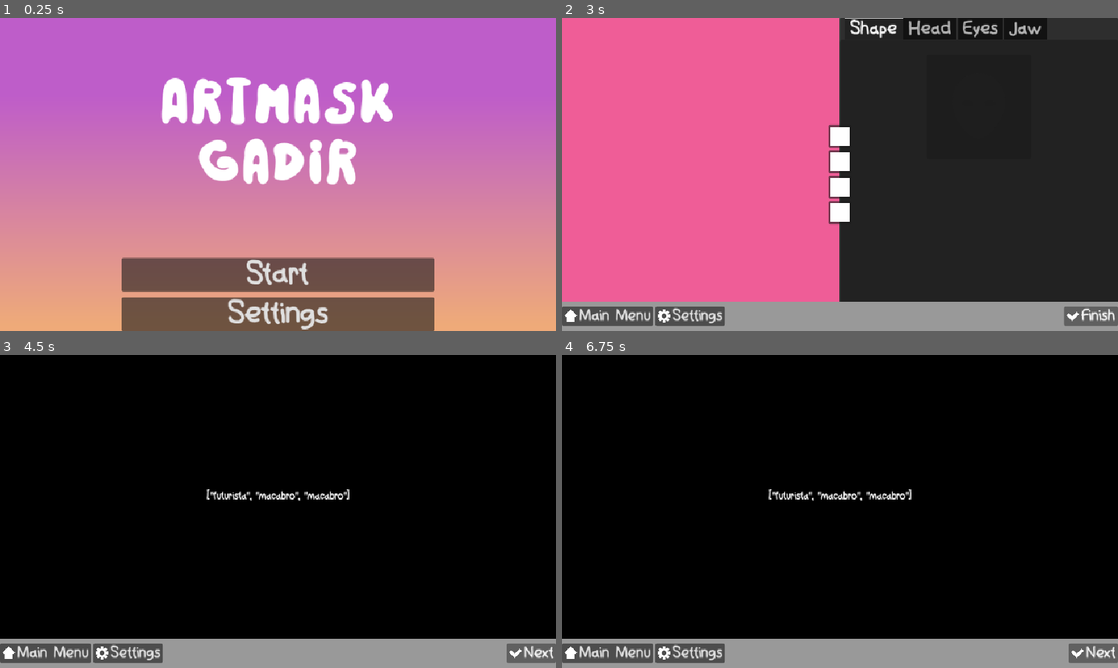
Above: before the commit, frames 1-4 (two rows, left to right).
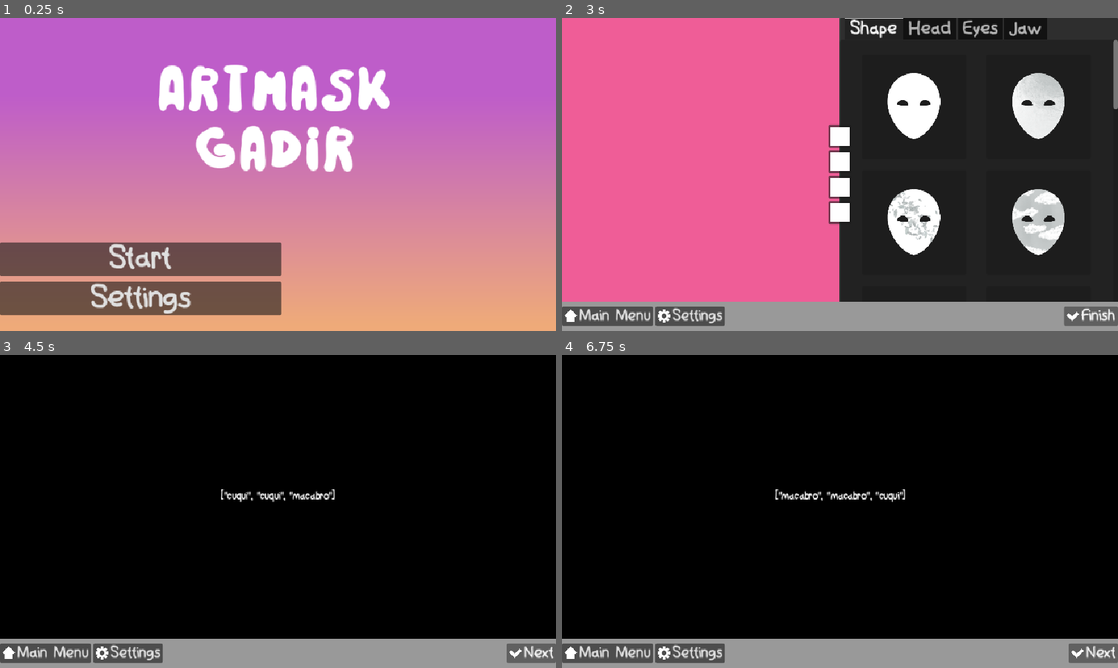
Above: after the commit, the same moments.

Repository: salem404/malagajam
Game: Godot game, scene res://scenes/main_menu.tscn
Same seed, same stepped clock (60 frames per second), same inputs: the game is played once before the commit and once after it.
Inputs:
- Up to frame 1 (0.25 s): no input
- Up to frame 2 (3 s): click "Start" at 0.5 s; click "Main Menu" at 1.25 s; click "Start" at 2 s; click "Next" at 2.75 s
- Up to frame 3 (4.5 s): click "Finish" at 3.5 s; click "Restart" at 4.25 s
- Up to frame 4 (6.75 s): click "Next" at 5 s; click "Finish" at 5.75 s; click "Restart" at 6.5 s

The runs differ from the first frame. In frame 1, 22% of the frame differs, in the area x 0-79%, y 14-100%; in frame 2, 6.1%; in frame 3, 0.5%; in frame 4, 0.5%.

Commit message:
feat: ✨ Añadidos muchos assets

Diff:
--- a/resources/button_groups/extras.tres
+++ b/resources/button_groups/extras.tres
@@ -1,3 +1,4 @@
 [gd_resource type="ButtonGroup" format=3 uid="uid://c6uxycg8gtgtl"]
 
 [resource]
+allow_unpress = true
--- a/resources/button_groups/shape.tres
+++ b/resources/button_groups/shape.tres
@@ -1,3 +1,4 @@
 [gd_resource type="ButtonGroup" format=3 uid="uid://b8rjuictes41x"]
 
 [resource]
+allow_unpress = true
--- a/scenes/main_menu.tscn
+++ b/scenes/main_menu.tscn
@@ -35,13 +35,14 @@
 
 [node name="Titulo" type="Label" parent="." unique_id=1762277896]
 layout_mode = 1
-anchors_preset = 5
-anchor_left = 0.5
-anchor_right = 0.5
-offset_left = -312.0
-offset_right = 311.5
-offset_bottom = 394.0
+anchors_preset = 15
+anchor_right = 1.0
+anchor_bottom = 1.0
+offset_left = 216.0
+offset_right = -227.0
+offset_bottom = -191.0
 grow_horizontal = 2
+grow_vertical = 2
 theme_override_fonts/font = ExtResource("2_ekxnf")
 theme_override_font_sizes/font_size = 100
 text = "ArtMask Gadir"
@@ -51,10 +52,9 @@
 
 [node name="MarginContainer" type="AspectRatioContainer" parent="." unique_id=171809941]
 layout_mode = 1
-anchors_preset = 15
-anchor_right = 1.0
+anchors_preset = 9
 anchor_bottom = 1.0
-grow_horizontal = 2
+offset_right = 486.0
 grow_vertical = 2
 
 [node name="VBoxContainer" type="VBoxContainer" parent="MarginContainer" unique_id=1455626394]
--- a/scripts/create.gd
+++ b/scripts/create.gd
@@ -60,14 +60,14 @@
 
 func reset_game() -> void:
 	game_status = "Petition"
+	var current_petition :Array = petitions_manager.generate_petition()
 	%ResultScreen.hide()
 	%PetitionScreen.show()
+	show_petition(current_petition)
 	%NextButton.text = tr("ui_next")
 	%ColorPickers.show()
 	# Reset all trozo attachments
-	var trozo_attachments: Array = get_tree().get_nodes_in_group("trozo_attach
-")
-	for trozo_attach in trozo_attachments:
-		var ta: TrozoAttach = trozo_attach
-		ta.texture = null
-		ta.visible = false
+	var trozo_attaches: Array = get_tree().get_nodes_in_group("trozo_attach")
+	for trozo_attach in trozo_attaches:
+		trozo_attach.texture = null
+		trozo_attach.visible = false
--- a/scripts/petitions_manager.gd
+++ b/scripts/petitions_manager.gd
@@ -3,9 +3,7 @@
 
 const PETITION_LENGTH := 3
 
-var previous_petitions : Array[Array]= [
-	["cuqui","cuqui","macabro"],
-	]
+var previous_petitions : Array[Array]= []
 
 var current_petition : Array = []
 
@@ -15,6 +13,9 @@
 		var atributo: String = Trozo.ATRIBUTOS_POSIBLES[randi() % Trozo.ATRIBUTOS_POSIBLES.size()]
 		petition.append(atributo)
 
+	if petition in previous_petitions:
+		return generate_petition()
+
 	previous_petitions.append(petition)
 	current_petition = petition
 	return petition
--- a/scripts/trozos_registry.gd
+++ b/scripts/trozos_registry.gd
@@ -1,15 +1,115 @@
 extends Node
 
 var trozos_registry := {
-	"enmascarade_shape": Trozo.new(
+	"base_shape": Trozo.new(
 		1,
 		"shape",
-		{"futurista": 0.5,"cuqui":0.5},
+		{},
+		),
+	"2_shape": Trozo.new(
+		2,
+		"shape",
+		{},
+		),
+	"3_shape": Trozo.new(
+		3,
+		"shape",
+		{},
+		),
+	"4_shape": Trozo.new(
+		4,
+		"shape",
+		{},
+		),
+	"5_shape": Trozo.new(
+		5,
+		"shape",
+		{},
+		),
+	"6_shape": Trozo.new(
+		6,
+		"shape",
+		{},
+		),
+	"7_shape": Trozo.new(
+		7,
+		"shape",
+		{},
+		),
+	"8_shape": Trozo.new(
+		8,
+		"shape",
+		{},
+		),
+	"9_shape": Trozo.new(
+		9,
+		"shape",
+		{},
+		),
+	"10_shape": Trozo.new(
+		10,
+		"shape",
+		{},
+		),
+	"11_shape": Trozo.new(
+		11,
+		"shape",
+		{},
+		),
+	"12_shape": Trozo.new(
+		12,
+		"shape",
+		{},
+		),
+	"13_shape": Trozo.new(
+		13,
+		"shape",
+		{},
+		),
+	"14_shape": Trozo.new(
+		14,
+		"shape",
+		{},
+		),
+	"15_shape": Trozo.new(
+		15,
+		"shape",
+		{},
+		),
+	"16_shape": Trozo.new(
+		16,
+		"shape",
+		{},
+		),
+	"17_shape": Trozo.new(
+		17,
+		"shape",
+		{},
+		),
+	"18_shape": Trozo.new(
+		18,
+		"shape",
+		{},
+		),
+	"19_shape": Trozo.new(
+		19,
+		"shape",
+		{},
+		),
+	"20_shape": Trozo.new(
+		20,
+		"shape",
+		{},
+		),
+	"21_shape": Trozo.new(
+		21,
+		"shape",
+		{},
 		),
 	"enmascarade_cabeza": Trozo.new(
 		1,
 		"cabeza",
-		{"futurista": 0.5,"cuqui":0.5},
+		{"cuqui":1.0},
 		),
 	"enmascarade_ojos": Trozo.new(
 		1,
@@ -39,12 +139,12 @@
 	"geisha_cabeza": Trozo.new(
 		3,
 		"cabeza",
-		{"cuqui": 0.5,"macabro":0.5},
+		{"cuqui": 1.0},
 		),
 	"geisha_ojos": Trozo.new(
 		3,
 		"ojos",
-		{"cuqui": 0.5,"macabro":0.5},
+		{"cuqui": 1.0},
 		),
 	"geisha_mandibula": Trozo.new(
 		3,
@@ -60,6 +160,146 @@
 		4,
 		"mandibula",
 		{"futurista": 1.0},
+		),
+	"cabeza4": Trozo.new(
+		4,
+		"cabeza",
+		{"macabra": 1.0},
+		),
+	"cabeza5": Trozo.new(
+		5,
+		"cabeza",
+		{"futurista":1.0},
+		),
+	"cabeza6": Trozo.new(
+		6,
+		"cabeza",
+		{"cuqui":1.0},
+		),
+	"cabeza7": Trozo.new(
+		7,
+		"cabeza",
+		{"cuqui":1.0},
+		),
+	"kappa_cabeza": Trozo.new(
+		8,
+		"cabeza",
+		{"cuqui":1.0},
+		),
+	"cabeza9": Trozo.new(
+		9,
+		"cabeza",
+		{"cuqui":0.5,"macabro":0.5},
+		),
+	"cabeza10": Trozo.new(
+		10,
+		"cabeza",
+		{"cuqui":0.5,"macabro":0.5},
+		),
+	"cabeza11": Trozo.new(
+		11,
+		"cabeza",
+		{"cuqui":1.0},
+		),
+	"cabeza12": Trozo.new(
+		12,
+		"cabeza",
+		{"macabro":1.0},
+		),
+	"cabeza13": Trozo.new(
+		13,
+		"cabeza",
+		{"macabro":1.0},
+		),
+	"ojos5": Trozo.new(
+		5,
+		"ojos",
+		{"cuqui":0.5,"macabro":0.5},
+		),
+	"ojos6": Trozo.new(
+		6,
+		"ojos",
+		{"futurista":1.0},
+		),
+	"ojos7": Trozo.new(
+		7,
+		"ojos",
+		{"cuqui":1.0},
+		),
+	"ojos8": Trozo.new(
+		8,
+		"ojos",
+		{"cuqui":1.0},
+		),
+	"ojos9": Trozo.new(
+		9,
+		"ojos",
+		{"futurista":0.5,"macabro":0.5},
+		),
+	"ojos10": Trozo.new(
+		10,
+		"ojos",
+		{"futurista":1.0},
+		),
+	"ojos11": Trozo.new(
+		11,
+		"ojos",
+		{"futurista":1.0},
+		),
+	"ojos12": Trozo.new(
+		12,
+		"ojos",
+		{"cuqui":1.0},
+		),
+	"ojos13": Trozo.new(
+		13,
+		"ojos",
+		{"futurista":1.0},
+		),
+	"mandibula5": Trozo.new(
+		5,
+		"mandibula",
+		{"macabro":1.0},
+		),
+	"mandibula6": Trozo.new(
+		6,
+		"mandibula",
+		{"futurista":1.0},
+		),
+	"mandibula7": Trozo.new(
+		7,
+		"mandibula",
+		{"cuqui":1.0},
+		),
+	"mandibula8": Trozo.new(
+		8,
+		"mandibula",
+		{"cuqui":1.0},
+		),
+	"mandibula9": Trozo.new(
+		9,
+		"mandibula",
+		{"cuqui":0.5,"macabro":0.5},
+		),
+	"mandibula10": Trozo.new(
+		10,
+		"mandibula",
+		{"macabro":1.0},
+		),
+	"mandibula11": Trozo.new(
+		11,
+		"mandibula",
+		{"macabro":1.0},
+		),
+	"mandibula12": Trozo.new(
+		12,
+		"mandibula",
+		{"futurista":1.0},
+		),
+	"mandibula13": Trozo.new(
+		13,
+		"mandibula",
+		{"futurista":1.0},
 		),
 }
 
Binary file changed: assets/trozos/cabeza/1.png
Binary file added: assets/trozos/cabeza/10.png
Not shown, added: assets/trozos/cabeza/10.png.import
Binary file added: assets/trozos/cabeza/11.png
Not shown, added: assets/trozos/cabeza/11.png.import
Binary file added: assets/trozos/cabeza/12.png
Not shown, added: assets/trozos/cabeza/12.png.import
Binary file added: assets/trozos/cabeza/13.png
Not shown, added: assets/trozos/cabeza/13.png.import
Binary file changed: assets/trozos/cabeza/2.png
Binary file changed: assets/trozos/cabeza/3.png
Binary file added: assets/trozos/cabeza/4.png
(and 95 more such lines)
